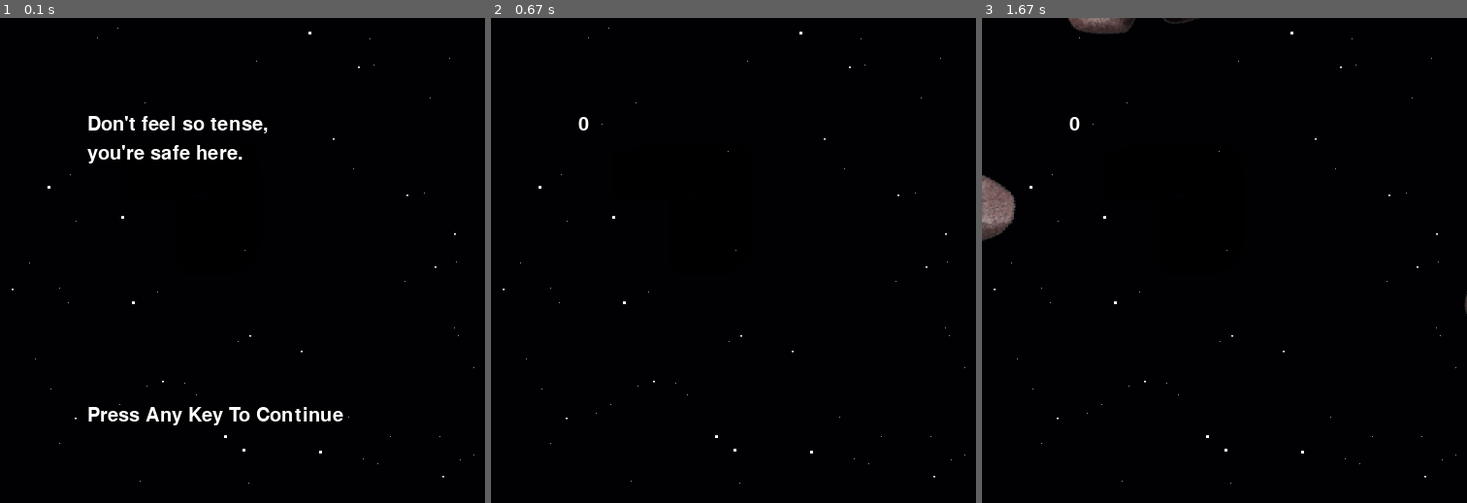
Above: before the commit, frames 1-3 (left to right).
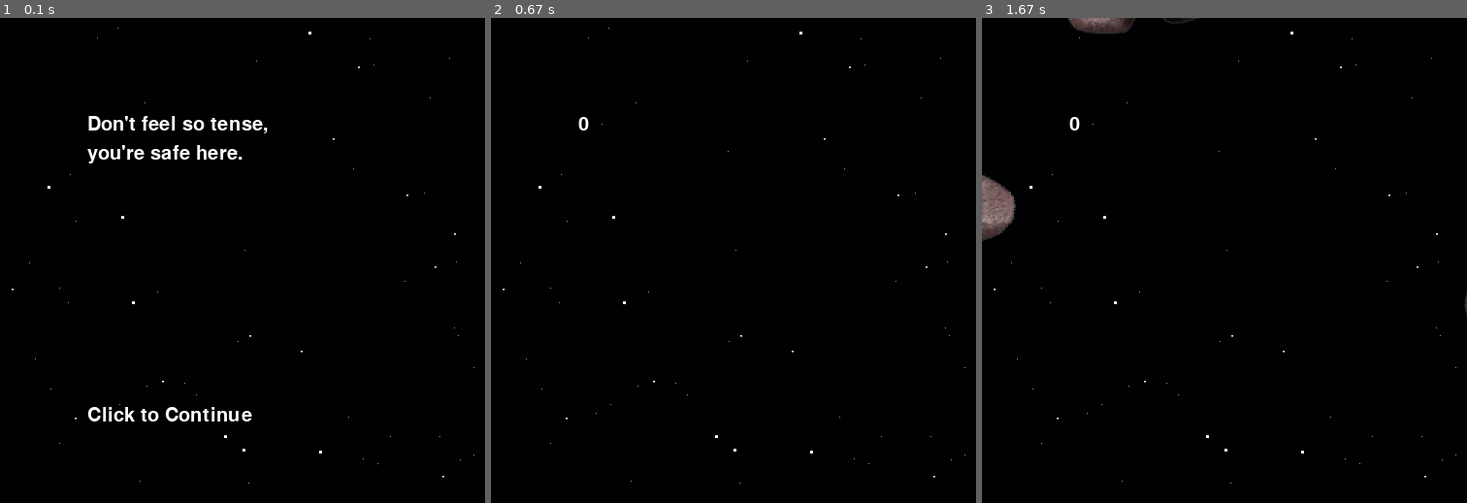
Above: after the commit, the same moments.

Repository: alanxoc3/pygame-asteroids
Game: pygame game, started from src/game.py
Same seed, same stepped clock (60 frames per second), same inputs: the game is played once before the commit and once after it.
Inputs (mouse positions are in pixels of both pictures, inside the frame that each line leads up to):
- Up to frame 1 (0.1 s): no input
- Up to frame 2 (0.67 s): click (660, 415) at 0.38 s, where only the run after the commit has a clickable "Click to Continue"
- Up to frame 3 (1.67 s): no input

The runs differ from the first frame. In frame 1, 0.9% of the frame differs, in the area x 18-71%, y 80-84%; in frame 2, nothing differs; in frame 3, nothing differs.

Commit message:
click to continue

Diff:
--- a/src/assets.py
+++ b/src/assets.py
@@ -50,7 +50,7 @@
 
 
   FONT = pg.font.Font(None, 30)
-  LABEL = FONT.render("Press Any Key To Continue", 1, (255,255,255))
+  LABEL = FONT.render("Click to Continue", 1, (255,255,255))
   QUOTE1 = FONT.render(QUOTES1[num], 1, (255,255,255))
   QUOTE2 = FONT.render(QUOTES2[num], 1, (255,255,255))
   RELAX = pg.mixer.Sound(RELAX[num])
